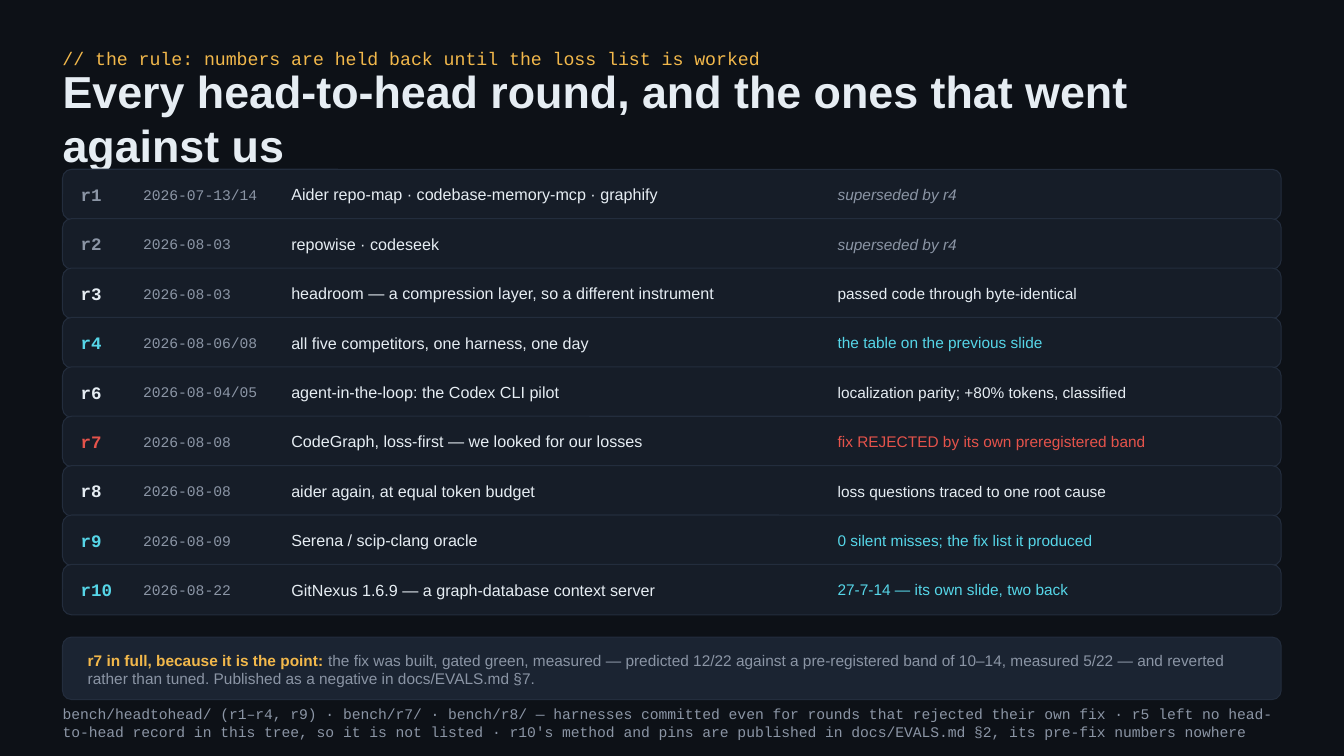
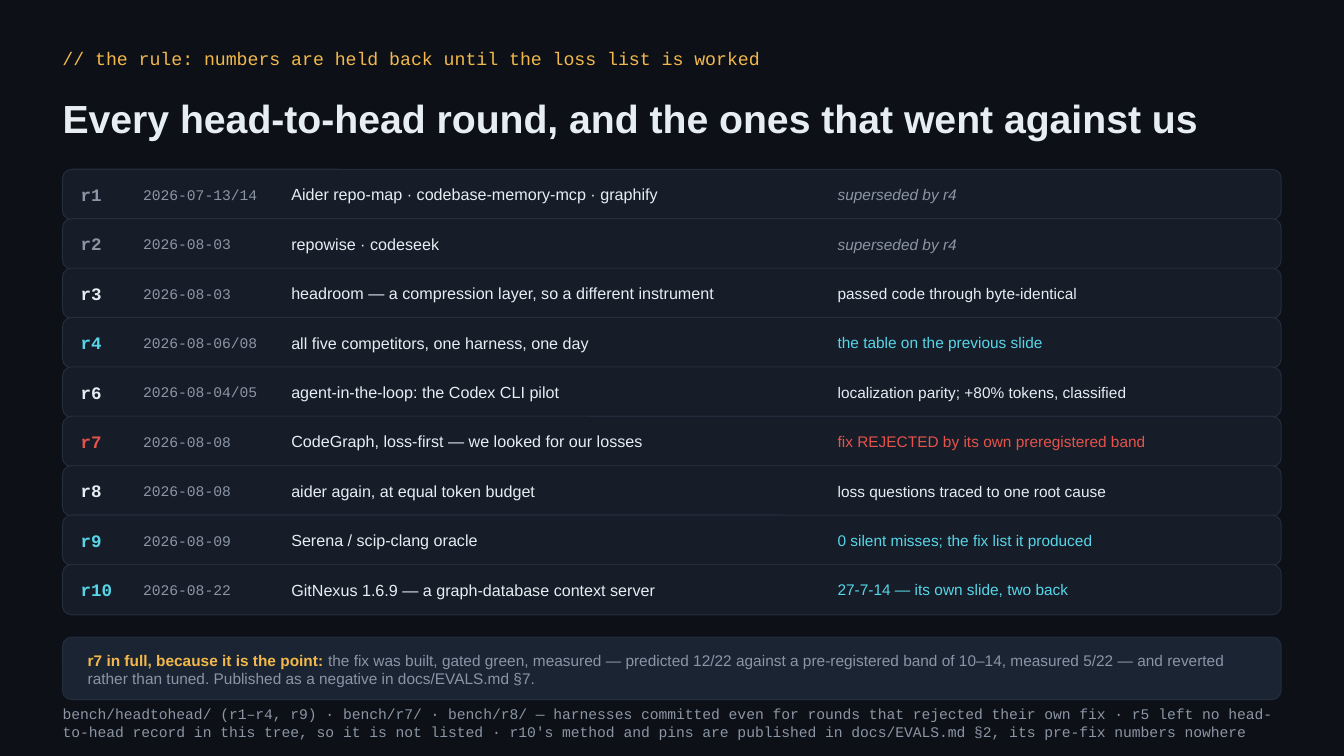
Before and after one commit to andriytyurnikov/ripwire, a slide deck: slide 15 of present/ripwire-showcase.pptx. Drawn at 1344x756 pixels with LibreOffice and Linux fonts; fonts in the diff are those of the drawing. Boxes give left, top, right and bottom in pixels: in the first picture for what was removed or moved away, otherwise in the second. Text is boxed around its words. In the diff, an @@ line names an element or a change of style, - is before the commit and + after.

```diff
--- a/present/ripwire-showcase.pptx
+++ b/present/ripwire-showcase.pptx
@@ text "Every head-to-head round, and the ..." at (x1=63, y1=104, x2=1198, y2=141): size 32 to 28 pt @@
```
Also in this commit, not shown: 1 other slide changed, 2 other files.
